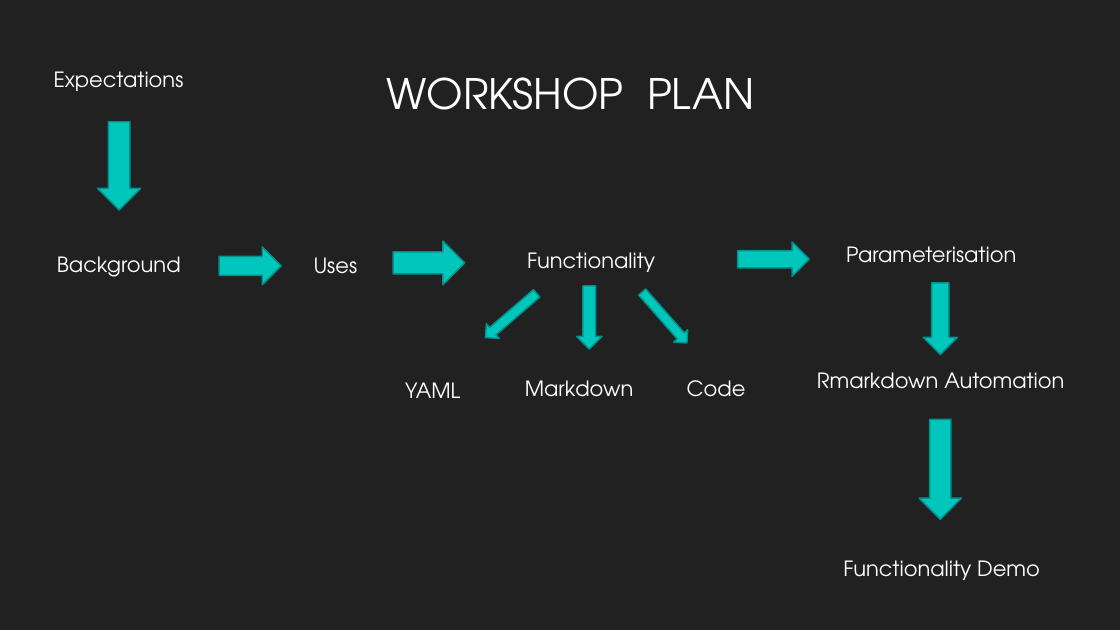
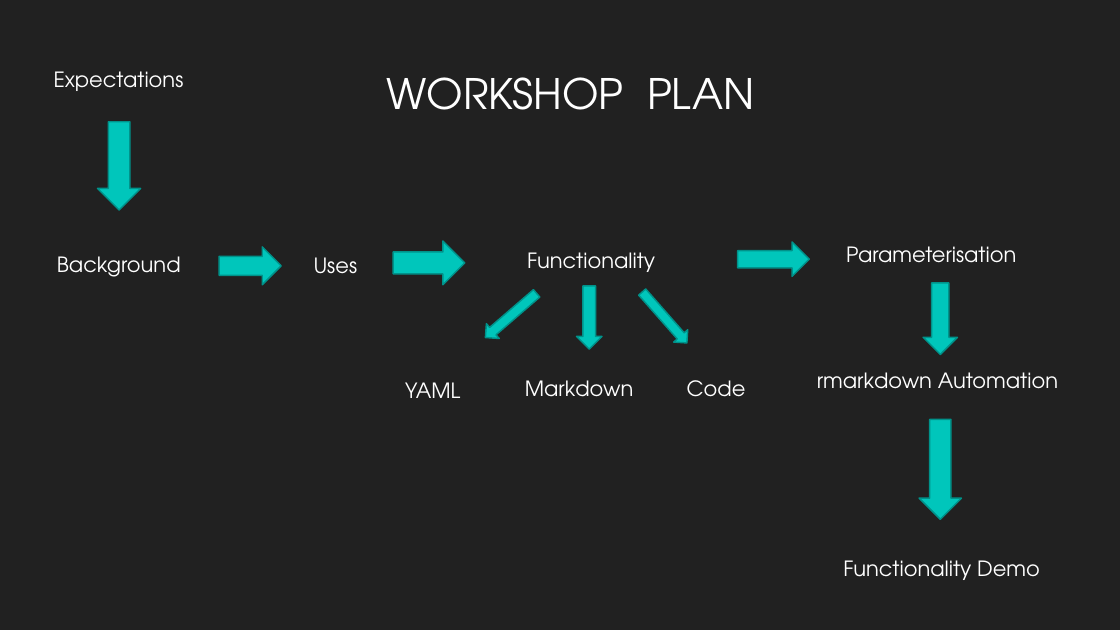
Before and after one commit to nhs-r-community/intro_rmd, a slide deck: slide 2 of Intro to Rmarkdown.pptx. Drawn at 1120x630 pixels with LibreOffice and Linux fonts; fonts in the diff are those of the drawing. Boxes give left, top, right and bottom in pixels: in the first picture for what was removed or moved away, otherwise in the second. Text is boxed around its words. In the diff, an @@ line names an element or a change of style, - is before the commit and + after.

```diff
--- a/Intro to Rmarkdown.pptx
+++ b/Intro to Rmarkdown.pptx
@@ text at [817, 372, 1058, 389]: text changed @@
-Rmarkdown Automation
+rmarkdown Automation
```
Also in this commit, not shown: 9 other slides changed, 4 slides added, 1 slide removed, 14 other files.
